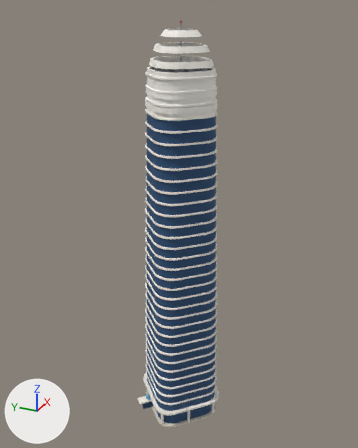
The Blender file artifacts/salesforce-tower/salesforce-tower.blend: old version first, new version second.
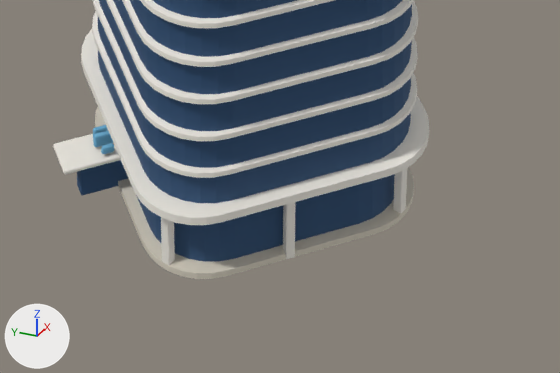
Old and new are each drawn whole from a 50 mm camera at (-321.4, -143.2, 339.9) aimed at (5.1, 3.8, 176.7) and again close up on the part from 35% to 69% of the width and 82% to 100% of the height. Arrows for +X, +Y and +Z are at lower left; the lights stay in place. The first two pictures are the older version.

Names of what the first close-up shows: 'canopy', 'entrance', 'entrance_canopy', 'lobby_glass', 'lobby_sill', 'pier_3', 'pier_4', 'pier_5', 'shaft', 'sign_cloud_0', 'sign_cloud_1', 'sign_cloud_2'.
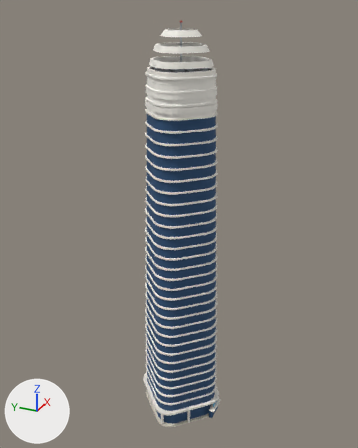
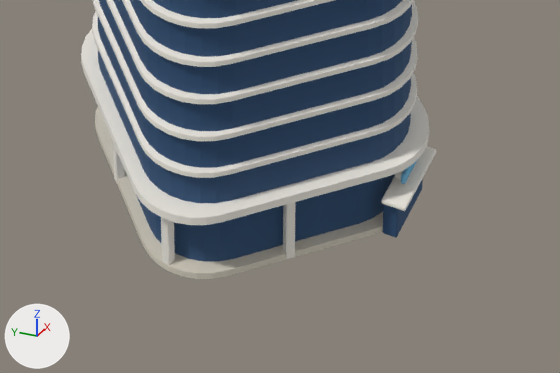
Boxes [x1, y1, x2, y2] around the edits, measured in the close-ups (560 x 373 px):
'entrance_canopy', reshaped: before [53, 134, 121, 175]; after [381, 146, 436, 211]
'entrance', reshaped: before [77, 160, 128, 195]; after [383, 179, 423, 238]
'sign_cloud_1', reshaped: before [93, 131, 113, 147]; after [406, 162, 416, 175]
'sign_cloud_0', reshaped (38% narrower, 33% taller): before [93, 125, 108, 136]; after [401, 169, 410, 184]
'sign_cloud_2', reshaped (not visible afterwards): before [101, 143, 114, 154]

The change, as a list of edits to the scene's bpy script:
```text
Change me_entrance:
    used by ob_entrance; location = (0.0, 0.0, 0.0)
    remove me_entrance.from_pydata(...)  # 56 vertices, 54 faces; spans x -24.02..-12.32, y 16.06..27.99, z 0.0..9.0
    add me_entrance.from_pydata(...)  # 56 vertices, 54 faces; spans x -8.72..5.32, y -34.72..-31.51, z 0.0..9.0
    me_entrance part 1: 56 of 56 vertices moved; they spanned x -24.02..-12.32, y 16.06..27.99, z 0.0..9.0 and now span x -8.72..5.32, y -34.72..-31.51, z 0.0..9.0; mean shift (16.47, -55.14, 0.0)
Change me_entrance_canopy:
    used by ob_entrance_canopy; location = (0.0, 0.0, 0.0)
    remove me_entrance_canopy.from_pydata(...)  # 56 vertices, 54 faces; spans x -28.5..-11.2, y 15.0..32.5, z 9.0..10.0
    add me_entrance_canopy.from_pydata(...)  # 56 vertices, 54 faces; spans x -10.2..6.8, y -36.8..-31.6, z 9.0..10.0
    me_entrance_canopy part 2: 56 of 56 vertices moved; they spanned x -28.5..-11.2, y 15.0..32.5, z 9.0..10.0 and now span x -10.2..6.8, y -36.8..-31.6, z 9.0..10.0; mean shift (18.1, -58.0, 0.0)
Change me_sign_cloud_0:
    used by ob_sign_cloud_0; location = (0.0, 0.0, 0.0)
    remove me_sign_cloud_0.from_pydata(...)  # 56 vertices, 54 faces; spans x -18.99..-16.42, y 23.39..26.01, z 10.6..12.8
    add me_sign_cloud_0.from_pydata(...)  # 56 vertices, 54 faces; spans x -5.51..-2.31, y -34.7..-33.67, z 10.6..12.8
    me_sign_cloud_0 part 3: 56 of 56 vertices moved; they spanned x -18.99..-16.42, y 23.39..26.01, z 10.6..12.8 and now span x -5.51..-2.31, y -34.7..-33.67, z 10.6..12.8; mean shift (13.79, -58.89, 0.0)
Change me_sign_cloud_1:
    used by ob_sign_cloud_1; location = (0.0, 0.0, 0.0)
    remove me_sign_cloud_1.from_pydata(...)  # 56 vertices, 54 faces; spans x -21.2..-17.79, y 21.22..24.7, z 10.6..13.6
    add me_sign_cloud_1.from_pydata(...)  # 56 vertices, 54 faces; spans x -3.62..0.79, y -34.75..-33.7, z 10.6..13.6
    me_sign_cloud_1 part 4: 56 of 56 vertices moved; they spanned x -21.2..-17.79, y 21.22..24.7, z 10.6..13.6 and now span x -3.62..0.79, y -34.75..-33.7, z 10.6..13.6; mean shift (18.08, -57.18, 0.0)
Change me_sign_cloud_2:
    used by ob_sign_cloud_2; location = (0.0, 0.0, 0.0)
    remove me_sign_cloud_2.from_pydata(...)  # 56 vertices, 54 faces; spans x -22.23..-20.07, y 20.27..22.45, z 10.6..12.4
    add me_sign_cloud_2.from_pydata(...)  # 56 vertices, 54 faces; spans x -0.42..2.19, y -34.77..-33.74, z 10.6..12.4
    me_sign_cloud_2 part 5: 56 of 56 vertices moved; they spanned x -22.23..-20.07, y 20.27..22.45, z 10.6..12.4 and now span x -0.42..2.19, y -34.77..-33.74, z 10.6..12.4; mean shift (22.04, -55.62, 0.0)
```
